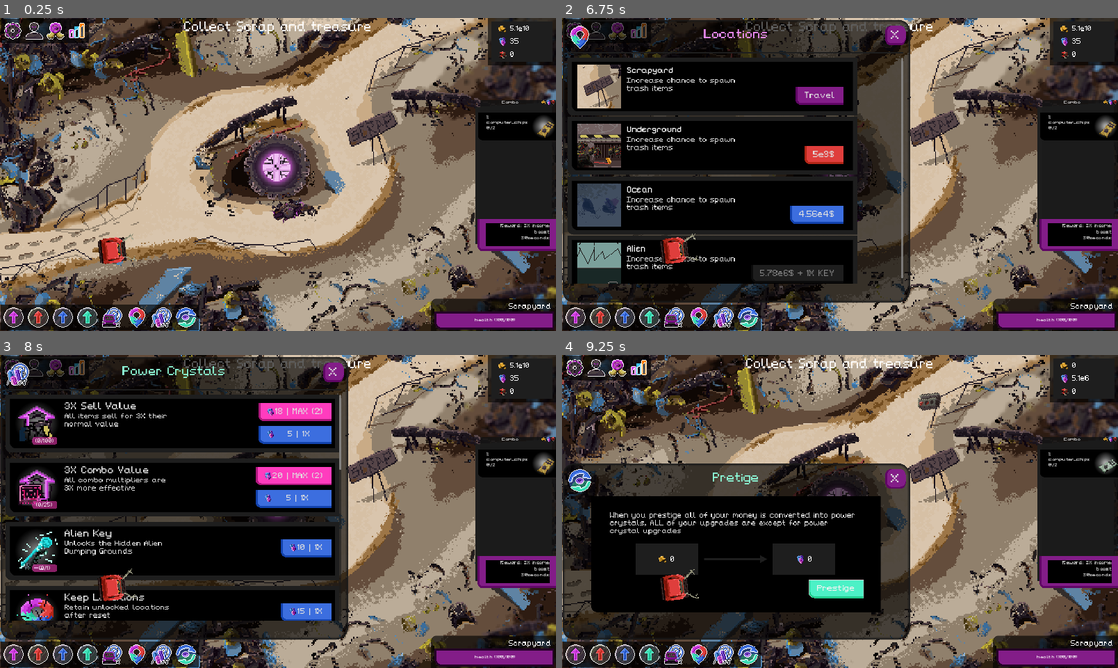
Above: before the commit, frames 1-4 (two rows, left to right).
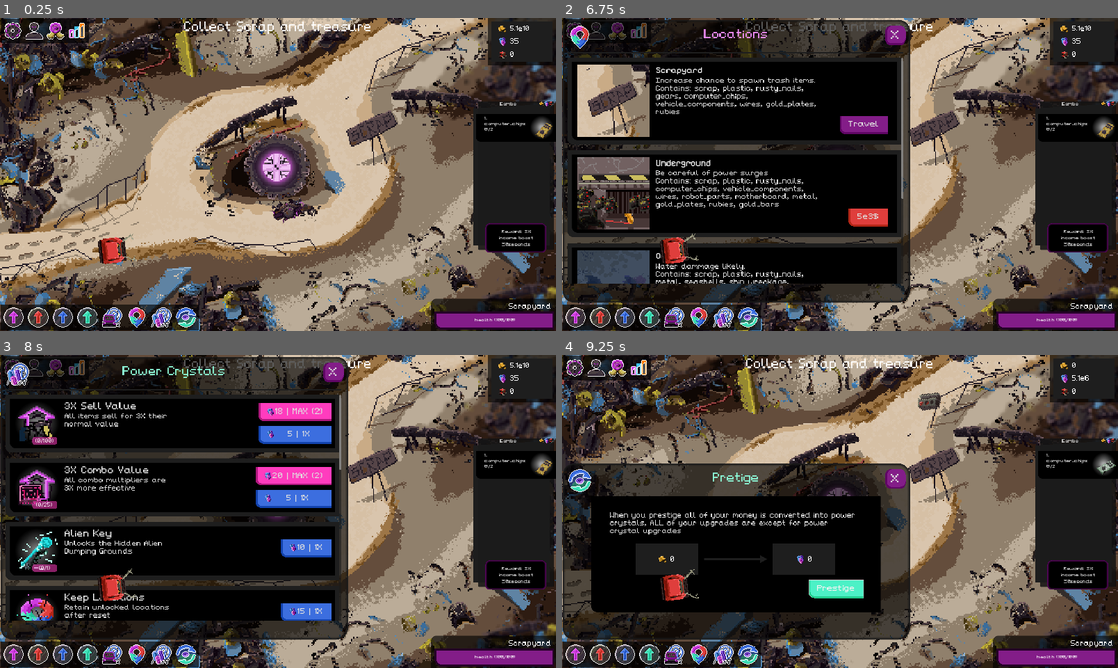
Above: after the commit, the same moments.

Repository: NathanHeaton/Robo-revolution
Game: Godot game, scene res://Main/main.tscn
The game is run twice, just before and just after one commit, with the same random seed, the same clock (stepped at 60 frames per second) and the same inputs.
Inputs (mouse positions are in pixels of both pictures, inside the frame that each line leads up to):
- Up to frame 1 (0.25 s): no input
- Up to frame 2 (6.75 s): click (595, 30) at 0.5 s; click (617, 30) at 1.25 s; click (639, 30) at 2 s; click (573, 318) at 2.75 s; click (600, 318) at 3.5 s; click (623, 318) at 4.25 s; click (650, 318) at 5 s; click (673, 318) at 5.75 s; click (701, 318) at 6.5 s
- Up to frame 3 (8 s): click (161, 655) at 7.25 s
- Up to frame 4 (9.25 s): click (745, 655) at 8 s; click "Prestige" at 8.75 s

The runs differ from the first frame. In frame 1, 1.6% of the frame differs, in the area x 85-100%, y 26-75%; in frame 2, 24%, in the area x 1-100%, y 12-85%; in frame 3, 1.6%; in frame 4, 1.6%.

Commit message:
added better description to location and increased their size

Diff:
--- a/robo-revolution/Globals/Location_Data.gd
+++ b/robo-revolution/Globals/Location_Data.gd
@@ -32,7 +32,7 @@
 	locations.Scrapyard:{
 		"id": 0,
 		"name": "Scrapyard",
-		"description" : "Increase chance to spawn trash items",
+		"description" : "Increase chance to spawn trash items.\nContains: scrap, plastic, rusty_nails, gears, computer_chips, vehicle_components, wires, gold_plates, rubies",
 		"unlocked": true,
 		"key_needed": false,
 		"base_cost": 0,
@@ -41,7 +41,7 @@
 	locations.Underground:{
 		"id": 1,
 		"name": "Underground",
-		"description" : "Increase chance to spawn trash items",
+		"description" : "Be careful of power surges\nContains: scrap, plastic, rusty_nails, computer_chips, vehicle_components, wires, robot_parts, motherboard, metal, gold_plates, rubies, gold_bars",
 		"unlocked": false,
 		"key_needed": false,
 		"base_cost": 5000,
@@ -50,7 +50,7 @@
 	locations.Ocean:{
 		"id": 2,
 		"name": "Ocean",
-		"description" : "Increase chance to spawn trash items",
+		"description" : "Water dammage likely.\nContains: scrap, plastic, rusty_nails, metal, seashells, ship_wreckage, broken_jewels, rubies, pearls",
 		"unlocked": false,
 		"base_cost": 45600,
 		"key_needed": false,
@@ -59,7 +59,7 @@
 	locations.Alien:{
 		"id": 3,
 		"name": "Alien",
-		"description" : "Increase chance to spawn trash items",
+		"description" : "watch out for alien patrollers.\nContains: scrap, alien_parts, alien_scrap_metal, alien_artifacts, power_crystals",
 		"unlocked": false,
 		"base_cost": 5780000,
 		"key_needed": true,
--- a/robo-revolution/UI/combo.tscn
+++ b/robo-revolution/UI/combo.tscn
@@ -1,16 +1,33 @@
-[gd_scene load_steps=7 format=3 uid="uid://duh1bxkxexh5v"]
+[gd_scene load_steps=6 format=3 uid="uid://duh1bxkxexh5v"]
 
 [ext_resource type="Script" path="res://combo.gd" id="1_dewhs"]
 [ext_resource type="StyleBox" uid="uid://3ocy40xkcfs3" path="res://Themes/black_transparent_background.tres" id="2_1dyp4"]
 [ext_resource type="Texture2D" uid="uid://c46dbtr3xp40r" path="res://assets/Mini_Icons.png" id="3_frruh"]
-[ext_resource type="StyleBox" uid="uid://b1ba2pu1l6a3m" path="res://styles/normal_buy_button.tres" id="4_qfr8p"]
 
 [sub_resource type="StyleBoxFlat" id="StyleBoxFlat_llima"]
 bg_color = Color(0.6, 0.6, 0.6, 0)
 expand_margin_top = 16.0
 
-[sub_resource type="StyleBoxFlat" id="StyleBoxFlat_nrytt"]
+[sub_resource type="StyleBoxFlat" id="StyleBoxFlat_coiq5"]
+content_margin_left = 20.0
+content_margin_right = 20.0
 bg_color = Color(0, 0, 0, 1)
+border_width_left = 7
+border_width_top = 7
+border_width_right = 7
+border_width_bottom = 7
+border_color = Color(0.376471, 0.0235294, 0.396078, 1)
+border_blend = true
+corner_radius_top_left = 16
+corner_radius_top_right = 16
+corner_radius_bottom_right = 16
+corner_radius_bottom_left = 16
+corner_detail = 6
+expand_margin_left = 10.0
+expand_margin_top = 15.0
+expand_margin_right = 10.0
+expand_margin_bottom = 10.0
+anti_aliasing = false
 
 [node name="Combo" type="Control"]
 custom_minimum_size = Vector2(280, 512)
@@ -19,9 +36,10 @@
 anchor_top = 0.263
 anchor_right = 0.146
 anchor_bottom = 0.737
-offset_top = 235.96
-offset_right = -240.32
-offset_bottom = -235.96
+offset_left = 8.0
+offset_top = 3.95999
+offset_right = 7.67999
+offset_bottom = 4.04004
 grow_vertical = 2
 size_flags_horizontal = 3
 size_flags_vertical = 6
@@ -66,21 +84,21 @@
 
 [node name="reward" type="PanelContainer" parent="background_panel/Panel"]
 layout_mode = 2
+size_flags_horizontal = 4
 size_flags_vertical = 8
-theme_override_styles/panel = ExtResource("4_qfr8p")
+theme_override_styles/panel = SubResource("StyleBoxFlat_coiq5")
 
-[node name="Panel" type="Panel" parent="background_panel/Panel/reward"]
-custom_minimum_size = Vector2(0, 80)
+[node name="Label" type="Label" parent="background_panel/Panel/reward"]
+custom_minimum_size = Vector2(150, 0)
 layout_mode = 2
-theme_override_styles/panel = SubResource("StyleBoxFlat_nrytt")
-
-[node name="Label" type="Label" parent="background_panel/Panel/reward/Panel"]
-layout_mode = 1
-anchors_preset = 15
-anchor_right = 1.0
-anchor_bottom = 1.0
-grow_horizontal = 2
-grow_vertical = 2
 text = "Reward: 3X income boost
 30seconds"
+horizontal_alignment = 1
 autowrap_mode = 2
+
+[node name="combo_duration" type="Timer" parent="."]
+wait_time = 60.0
+
+[node name="task_duration" type="Timer" parent="."]
+
+[connection signal="timeout" from="combo_duration" to="." method="_on_combo_duration_timeout"]
--- a/robo-revolution/UI/location_card.tscn
+++ b/robo-revolution/UI/location_card.tscn
@@ -18,20 +18,24 @@
 region = Rect2(800, 400, 64, 64)
 
 [node name="location_card" type="Control"]
+custom_minimum_size = Vector2(0, 300)
 layout_direction = 1
 layout_mode = 3
-anchor_right = 0.521
-anchor_bottom = 0.185
+anchor_right = 0.596
+anchor_bottom = 0.305
 offset_right = -0.320068
-offset_bottom = 0.199997
+offset_bottom = -0.399994
 size_flags_vertical = 3
 script = ExtResource("1_ebauc")
 
 [node name="location_panel" type="Panel" parent="."]
 custom_minimum_size = Vector2(1000, 200)
-layout_mode = 0
-offset_right = 1000.0
-offset_bottom = 200.0
+layout_mode = 1
+anchors_preset = 15
+anchor_right = 1.0
+anchor_bottom = 1.0
+grow_horizontal = 2
+grow_vertical = 2
 theme_override_styles/panel = SubResource("StyleBoxFlat_eq3nb")
 
 [node name="MarginContainer" type="MarginContainer" parent="location_panel"]
@@ -76,7 +80,7 @@
 stretch_mode = 4
 
 [node name="VBoxContainer" type="VBoxContainer" parent="location_panel/MarginContainer/Upgarde_Content_Panel/MarginContainer/Upgarde_Content"]
-custom_minimum_size = Vector2(350, 0)
+custom_minimum_size = Vector2(600, 0)
 layout_mode = 2
 theme_override_constants/separation = 5
 
@@ -87,11 +91,11 @@
 text = "place holder"
 
 [node name="Description" type="Label" parent="location_panel/MarginContainer/Upgarde_Content_Panel/MarginContainer/Upgarde_Content/VBoxContainer"]
-custom_minimum_size = Vector2(400, 0)
+custom_minimum_size = Vector2(600, 0)
 layout_mode = 2
 theme_override_colors/font_color = Color(0.85098, 0.85098, 0.85098, 1)
 theme_override_font_sizes/font_size = 24
-text = "placeholder"
+text = "Be careful of power surges\\nContains: scrap, plastic, rusty_nails, computer_chips, vehicle_components, wires, robot_parts, motherboard, metal, gold_plates, rubies, gold_bars"
 autowrap_mode = 3
 
 [node name="MarginContainer" type="MarginContainer" parent="location_panel/MarginContainer/Upgarde_Content_Panel/MarginContainer"]
--- a/robo-revolution/combo.gd
+++ b/robo-revolution/combo.gd
@@ -1,8 +1,6 @@
 extends Control
 
 var combo_task_scene : PackedScene = preload("res://UI/combo_task.tscn")
-
-signal combo_completed
 
 enum difficulty { none,
  easy,
@@ -23,11 +21,12 @@
 func _ready() -> void:
 	_decide_combo_diffculty()
 	ItemData.connect("collected_item",Callable(self,"_update_combo"))
-	connect("combo_completed",Callable(self,"_clear_tasks"))
 
-func _clear_tasks():
+func completed_tasks():
 	#for tasks in total_task:
 		#get_node("background_panel/Panel/combo_content/task"+str(tasks+1)).queue_free()
+	$combo_duration.start()
+	GameStats.stats["combo"]["combos_completed"] += 1
 	GameStats.combo = true
 
 func generate_tasks(task_difficulty, rarity_lvl):
@@ -57,7 +56,7 @@
 
 	if(current_task_index > total_task):
 		all_tasks_complete = true
-		emit_signal("combo_completed")
+		completed_tasks()
 		print("all combo steps done")
 
 
@@ -120,3 +119,8 @@
 	else :
 		amount = 4
 	return amount
+
+
+func _on_combo_duration_timeout() -> void:
+	GameStats.combo = false
+	queue_free()
